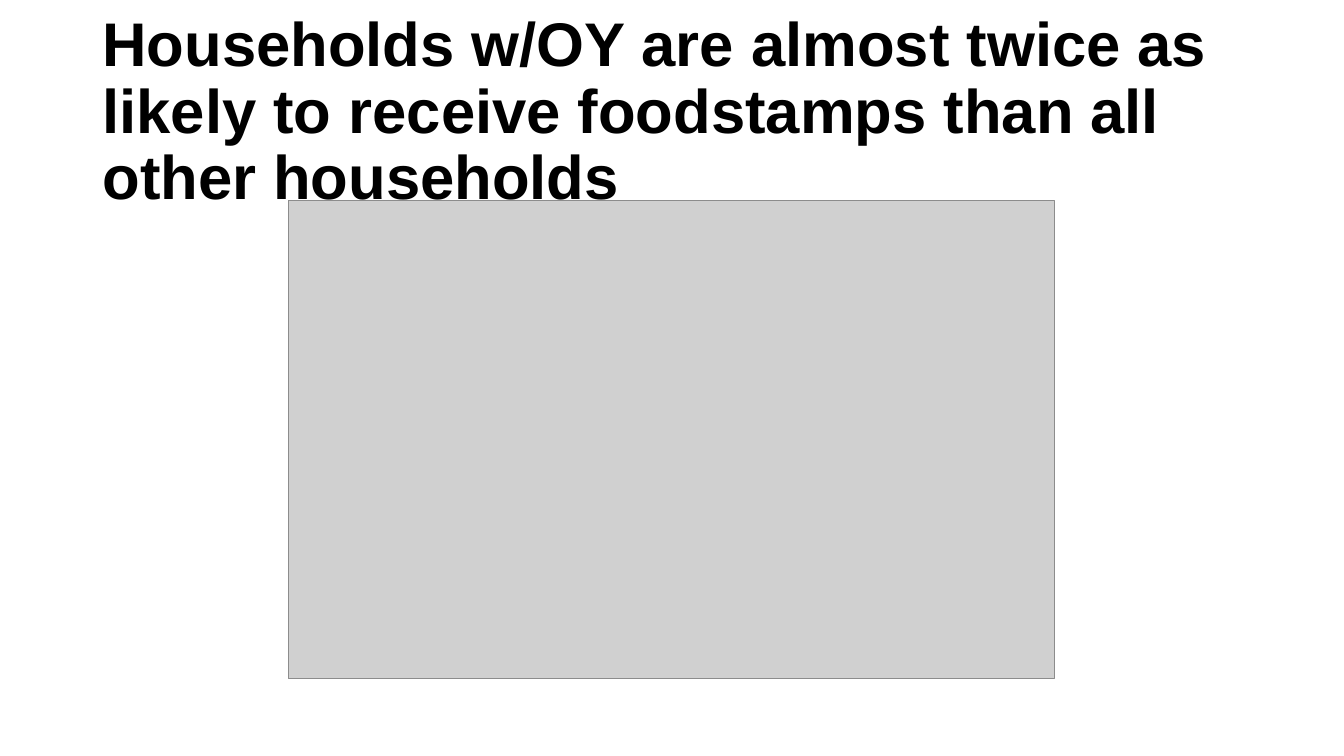
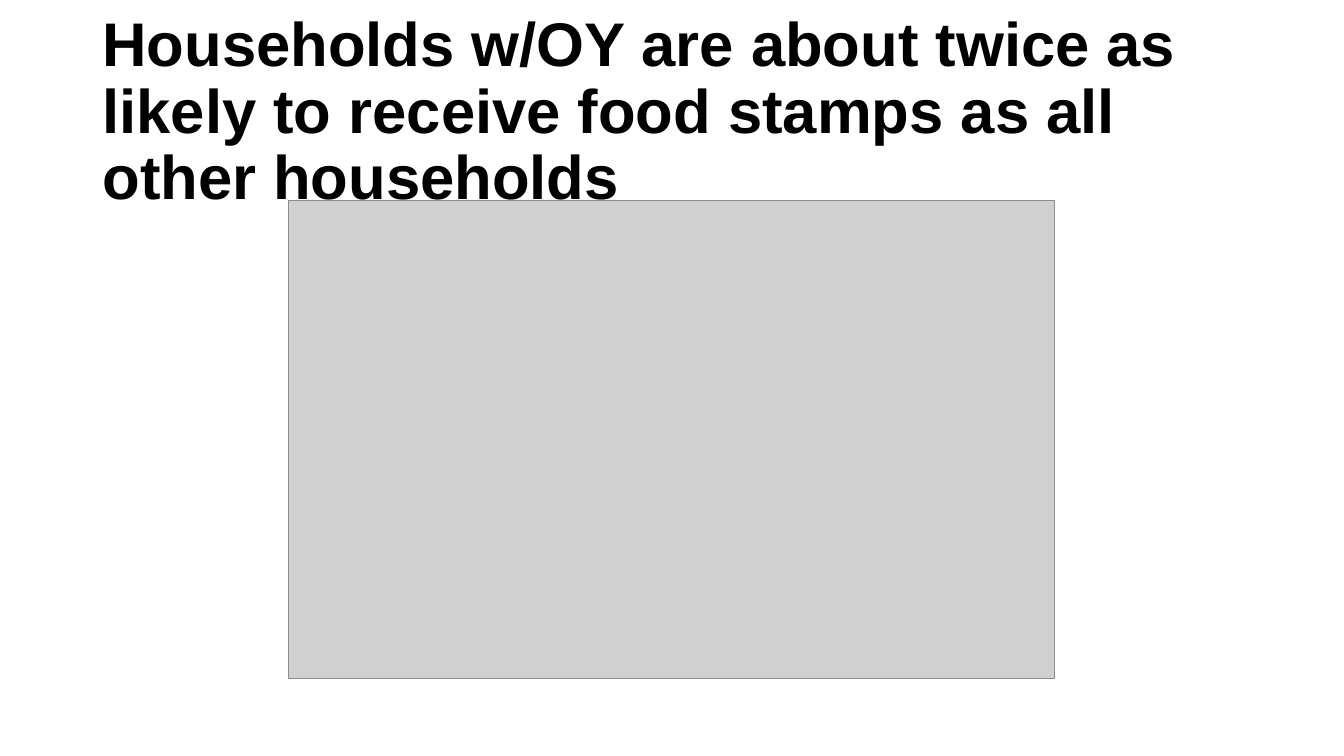
Before and after one commit to ucdiegorubi/oy_census_analysis, a slide deck: slide 15 of create_powerpoint/household_structure_estimates.pptx. Drawn at 1344x756 pixels with LibreOffice and Linux fonts; fonts in the diff are those of the drawing; grey boxes stand for pictures; background and template pictures are left out. Boxes give left, top, right and bottom in pixels: in the first picture for what was removed or moved away, otherwise in the second. Text is boxed around its words. In the diff, an @@ line names an element or a change of style, - is before the commit and + after.

```diff
--- a/create_powerpoint/household_structure_estimates.pptx
+++ b/create_powerpoint/household_structure_estimates.pptx
@@ title at [102,21,1175,211]: text changed @@
-Households w/OY are almost twice as likely to receive foodstamps than all other households
+Households w/OY are about twice as likely to receive food stamps as all other households
```
Also in this commit, not shown: 6 other slides changed, 1 slide added, 1 slide removed, 6 other files.
